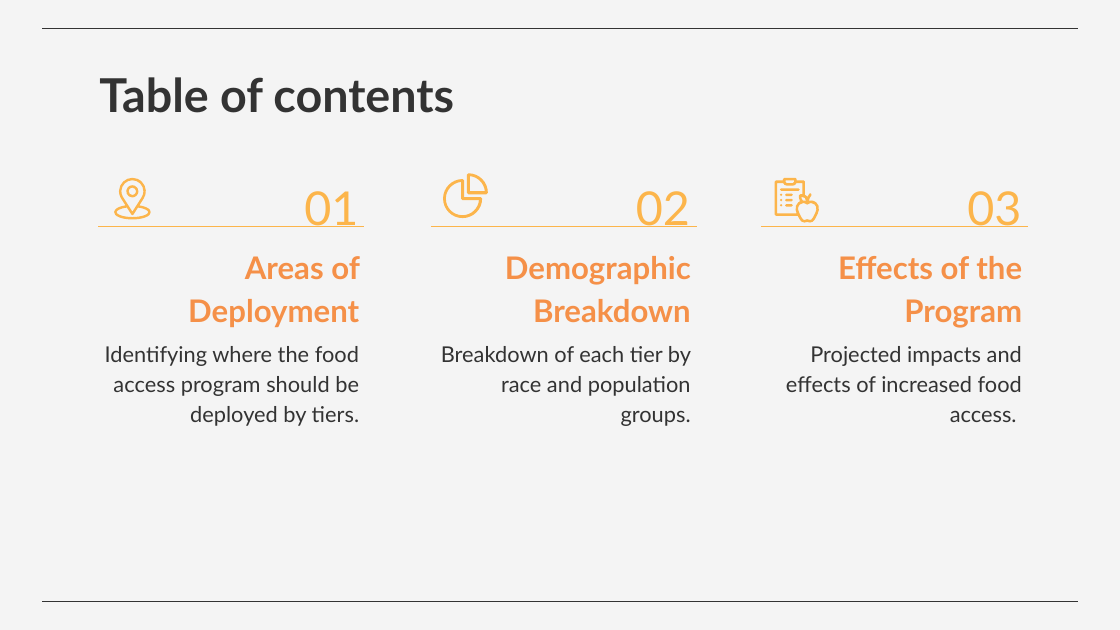
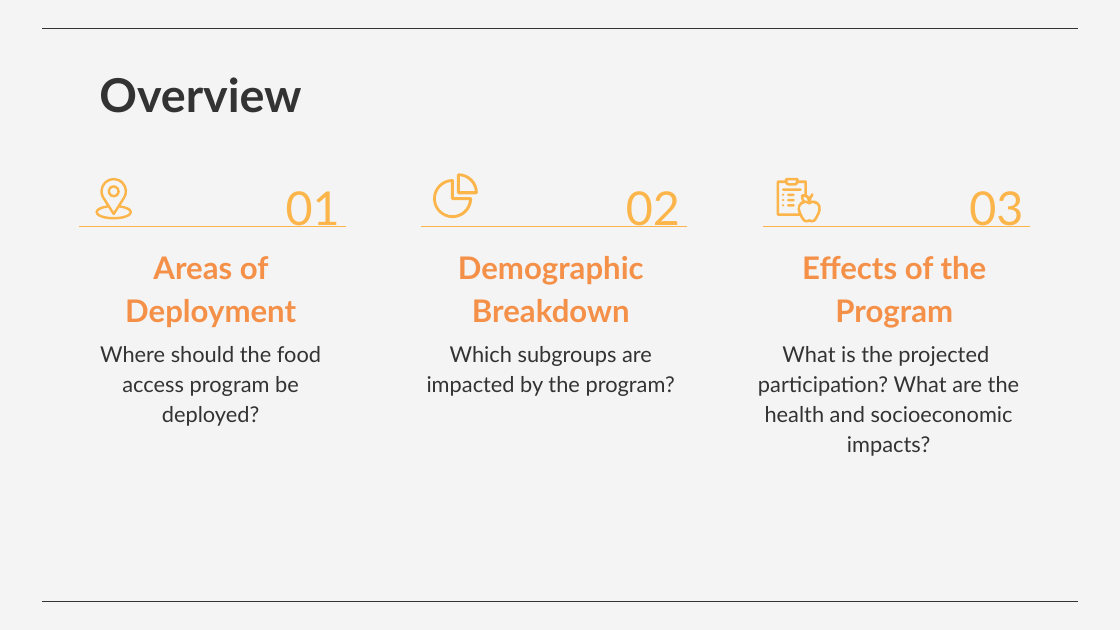
Before and after one commit to wlau818/N1-Health-Data-Challenge, a slide deck: slide 2 of Food_Access_Program_Deployment_Plan.pptx. Drawn at 1120x630 pixels with LibreOffice and Linux fonts; fonts in the diff are those of the drawing. Boxes give left, top, right and bottom in pixels: in the first picture for what was removed or moved away, otherwise in the second. Text is boxed around its words. In the diff, an @@ line names an element or a change of style, - is before the commit and + after.

Commit message:
Minor edits to slides
Updated overview slide

```diff
--- a/Food_Access_Program_Deployment_Plan.pptx
+++ b/Food_Access_Program_Deployment_Plan.pptx
@@ title at (99, 77, 301, 113): text changed @@
-Table of contents
+Overview
@@ 2 freeform shapes, 1 title, 1 subtitle, 1 line: place and size @@
-2 freeform shapes, 1 title, 1 subtitle, 1 line at (431, 174, 697, 322)
+2 freeform shapes, 1 title, 1 subtitle, 1 line at (421, 174, 687, 322)
@@ freeform shape: place and size @@
-freeform shape at (125, 185, 138, 197)
+freeform shape at (108, 185, 120, 197)
@@ outline redrawn in 8 elements at (776, 178, 821, 223), (782, 188, 802, 190), (787, 194, 795, 196), (787, 199, 795, 202), (787, 204, 795, 206), (782, 194, 784, 196), (782, 199, 784, 202), (782, 204, 784, 206) @@
@@ 1 title, 1 subtitle, 1 freeform shape, 1 line: place and size @@
-1 title, 1 subtitle, 1 freeform shape, 1 line at (99, 178, 364, 327)
+1 title, 1 subtitle, 1 freeform shape, 1 line at (80, 178, 346, 327)
@@ alignment right to centre in 3 elements at (802, 256, 987, 328), (458, 256, 644, 322), (125, 256, 296, 327) @@
@@ subtitle at (100, 346, 321, 426): text changed @@
-Identifying where the food access program should be deployed by tiers.
+Where should the food access program be deployed?
@@ subtitle at (427, 346, 675, 396): text changed @@
-Breakdown of each tier by race and population groups.
+Which subgroups are impacted by the program?
@@ subtitle at (758, 346, 1019, 456): text changed @@
-Projected impacts and effects of increased food access.
+What is the projected participation? What are the health and socioeconomic impacts?
```
Also in this commit, not shown: 3 other slides changed, 1 other file.
